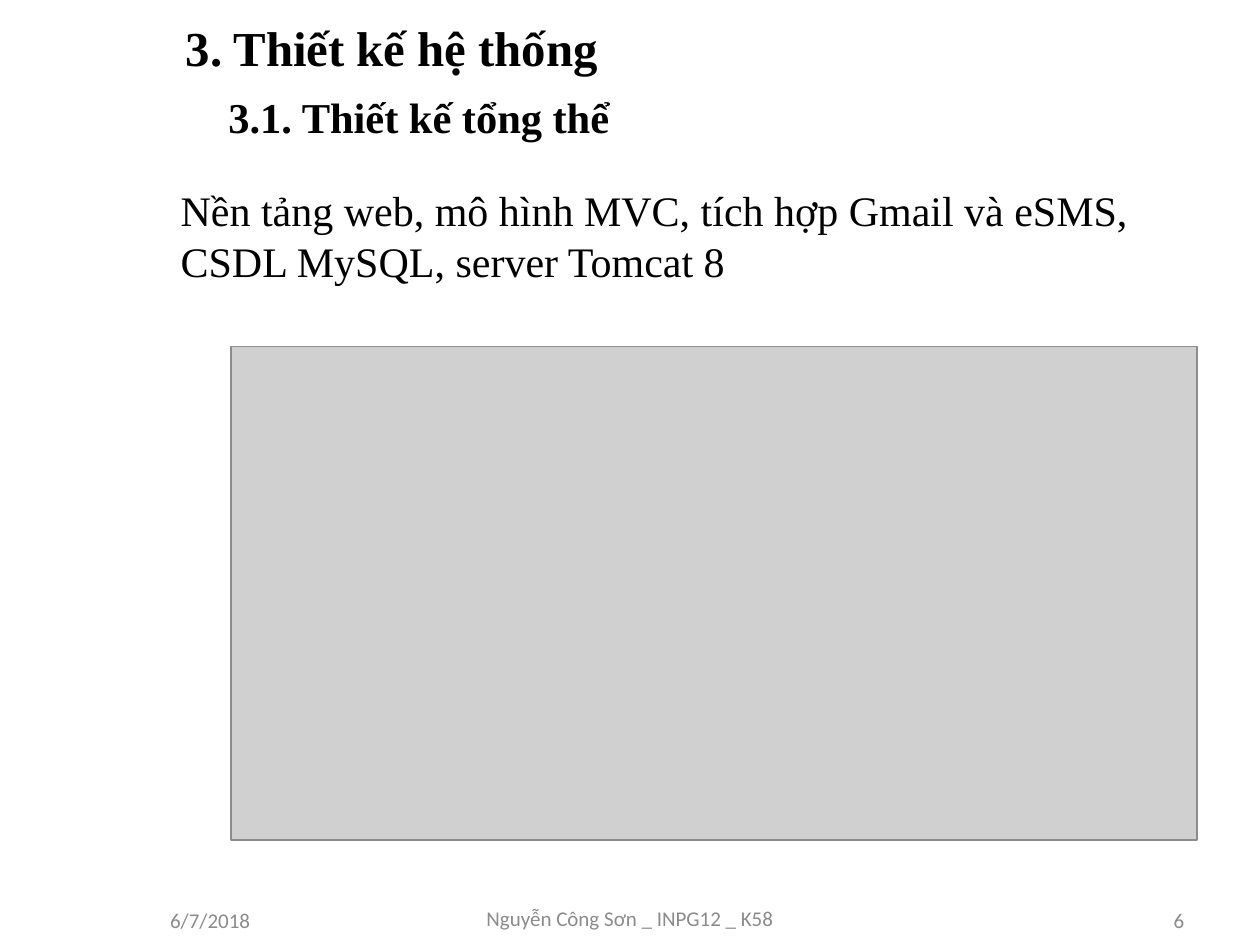
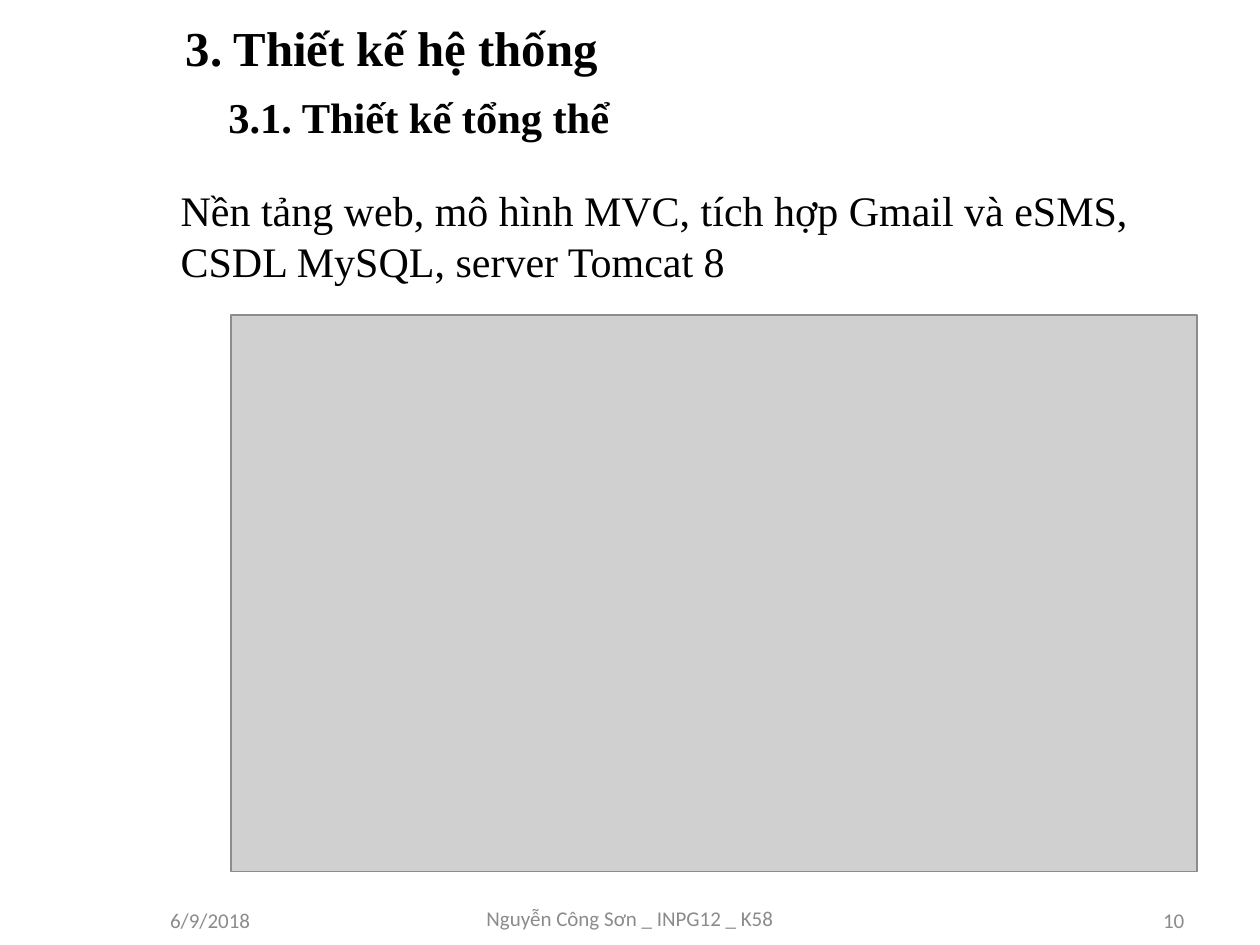
Before and after one commit to sonnc/QT5315, a slide deck: slide 10 of SLIDE ĐỒ ÁN TỐT NGHIỆP.pptx (slide 6 before the commit). Drawn at 1260x945 pixels with LibreOffice and Linux fonts; fonts in the diff are those of the drawing; grey boxes stand for pictures; background and template pictures are left out. Boxes give left, top, right and bottom in pixels: in the first picture for what was removed or moved away, otherwise in the second. Text is boxed around its words. In the diff, an @@ line names an element or a change of style, - is before the commit and + after.

```diff
--- a/SLIDE ĐỒ ÁN TỐT NGHIỆP.pptx
+++ b/SLIDE ĐỒ ÁN TỐT NGHIỆP.pptx
@@ picture: place and size @@
-picture at bbox=[231, 346, 1197, 840]
+picture at bbox=[231, 315, 1197, 872]
@@ text at bbox=[170, 913, 250, 929]: text changed @@
-6/7/2018
+6/9/2018
@@ page number at bbox=[1163, 914, 1184, 928]: text changed @@
-6
+10
```
Also in this commit, not shown: 12 other slides changed, 9 slides added, 10 other files.
